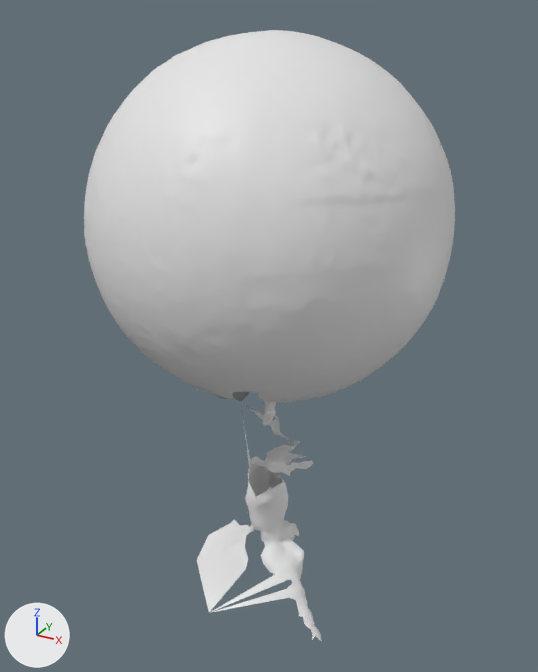
The OBJ model res/Metalsphere/Gridtest_0_0_0.000001.obj: old version first, new version second.
One viewpoint serves both versions: a 50 mm lens placed at (687.0, -976.0, 235.0), pointed at (393.0, -440.0, -33.0). The lights are fixed; the arrows at lower left show +X, +Y and +Z. Materials are left out; every surface is plain grey. Where no turn or scale is listed for an object, it has been applied to the vertices.

The scene before the commit, as lines of its bpy script (objects in view):
```python
me_gridtest_0_0_0_000001 = bpy.data.meshes.new('Gridtest_0_0_0.000001')
me_gridtest_0_0_0_000001.from_pydata(...)  # 19508 vertices, 38816 faces; spans x 245.0..544.0, y -594.0..-295.0, z -306.0..220.0
me_gridtest_0_0_0_000001.materials.append(mat_gridtest_0_0_0_000001)
ob_gridtest_0_0_0_000001 = bpy.data.objects.new('Gridtest_0_0_0.000001', me_gridtest_0_0_0_000001)
ob_gridtest_0_0_0_000001.location = (0.0, 0.0, 0.0)
```
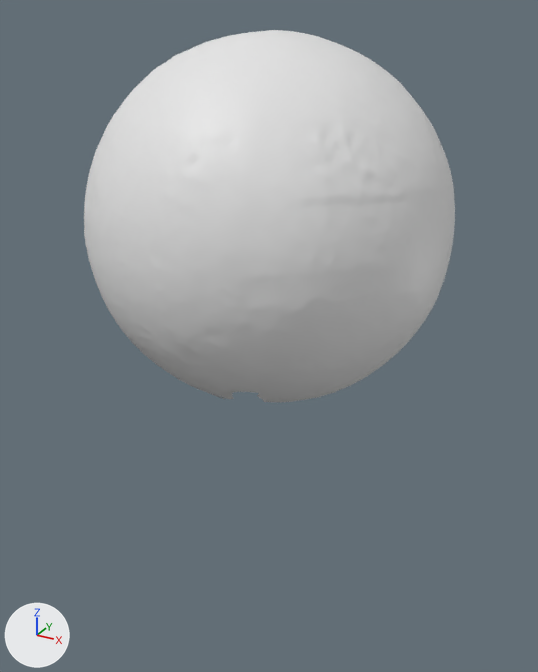
What the commit changed:
me_gridtest_0_0_0_000001 is used by ob_gridtest_0_0_0_000001; location (0.0, 0.0, 0.0).
me_gridtest_0_0_0_000001 had 19508 vertices, 38816 faces and spanned x 245.0..544.0, y -594.0..-295.0, z -306.0..220.0.
me_gridtest_0_0_0_000001 now has 18792 vertices, 37494 faces and spans x 245.0..544.0, y -594.0..-295.0, z -70.0..220.0.
me_gridtest_0_0_0_000001 part 1: 716 vertices removed from x 328.0..478.0, y -533.0..-386.0, z -306.0..-75.0.

Where the change shows, as pixel boxes (x1, y1, x2, y2) in the pictures (538 x 672 px):
'Gridtest_0_0_0.000001', reshaped (39% shorter)
    before: (84, 30, 455, 642)
    after: (84, 30, 455, 402)
part 1 of me_gridtest_0_0_0_000001, deleted
    before: (197, 392, 322, 642)
